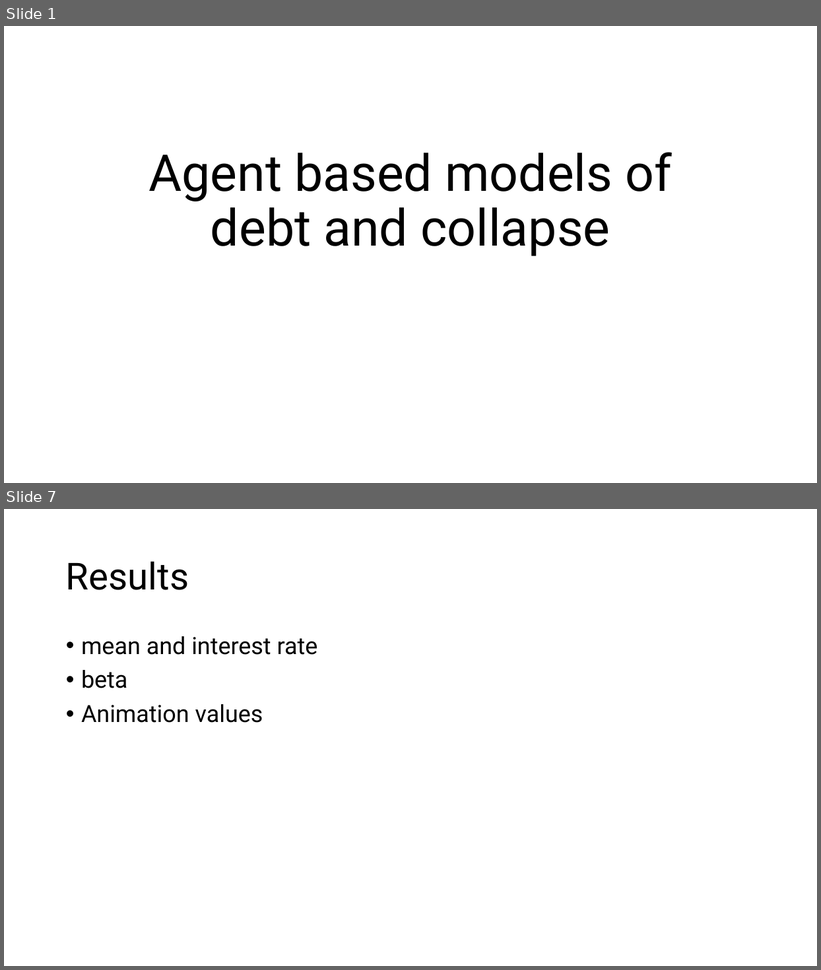
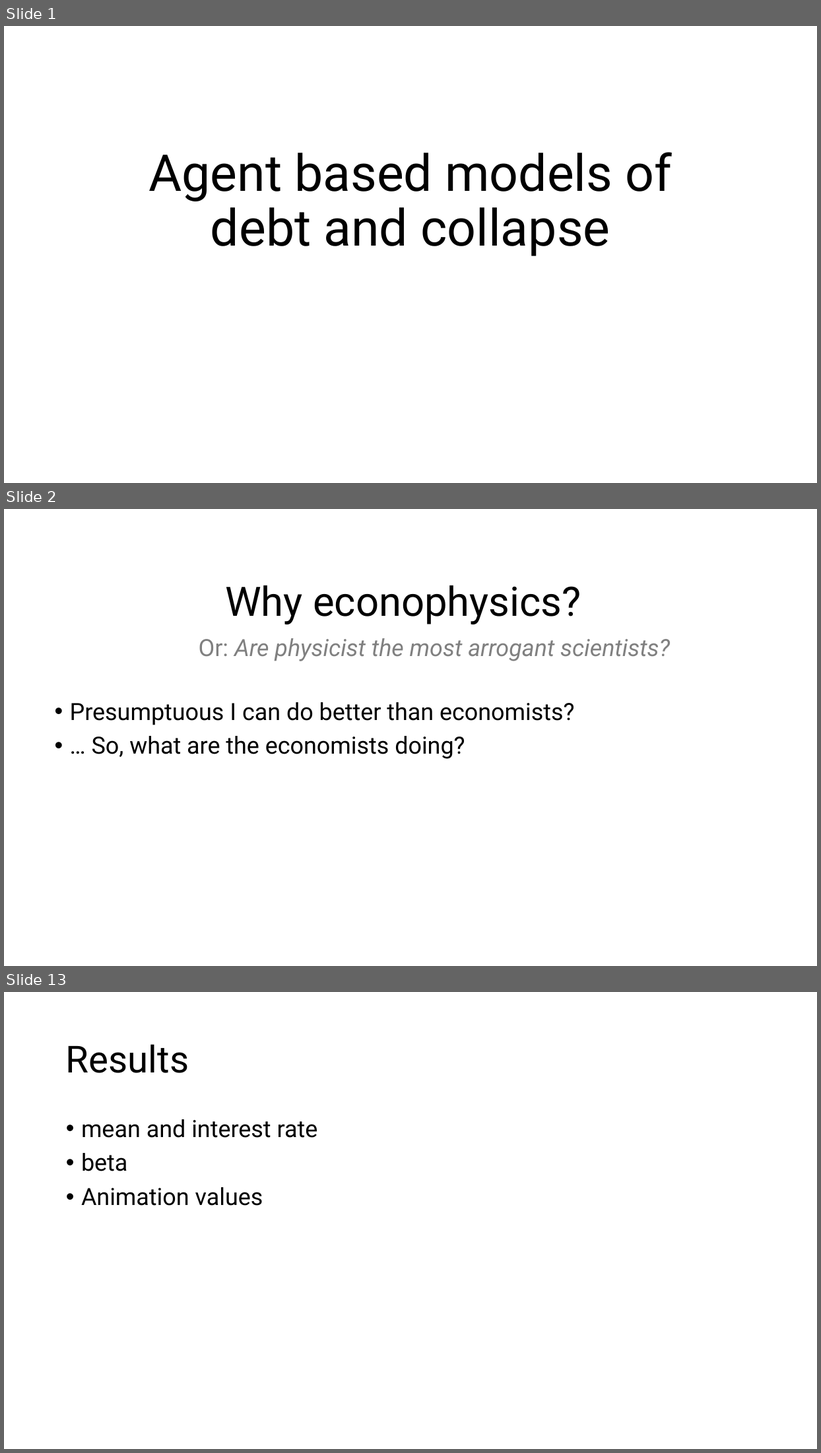
Before and after one commit to 2BeAsh/masters_project, a slide deck: Agent based models of debt and collapse.pptx. Shown one above the other, each under a label of ours: slides 1 and 7 before the commit, slides 1, 2 and 13 after it; the slides between them are not shown. The pictures are 821x970 and 821x1453 pixels, drawn with LibreOffice and Linux fonts; fonts in the diff are those of the drawing. Boxes give left, top, right and bottom in pixels: in the first picture for what was removed or moved away, otherwise in the second. Text is boxed around its words. In the diff, an @@ line names an element or a change of style, - is before the commit and + after.

```diff
--- a/Agent based models of debt and collapse.pptx
+++ b/Agent based models of debt and collapse.pptx
@@ slide 2 added at (4,509,817,966), background #FFFFFF @@
@@ title added at (225,585,581,625), 48 pt, text #000000 @@
+Why econophysics?
@@ text added at (199,638,670,661), 28 pt, text #808080, italic @@
+Or: Are physicist the most arrogant scientists?
@@ text added at (70,702,575,759), 28 pt, text #000000 @@
+• Presumptuous I can do better than economists?
+• … So, what are the economists doing?
@@ what was slide 7 is now slide 13 @@
```
Also in this commit, not shown: 3 slides changed, 9 other slides added, 3 slides removed.
